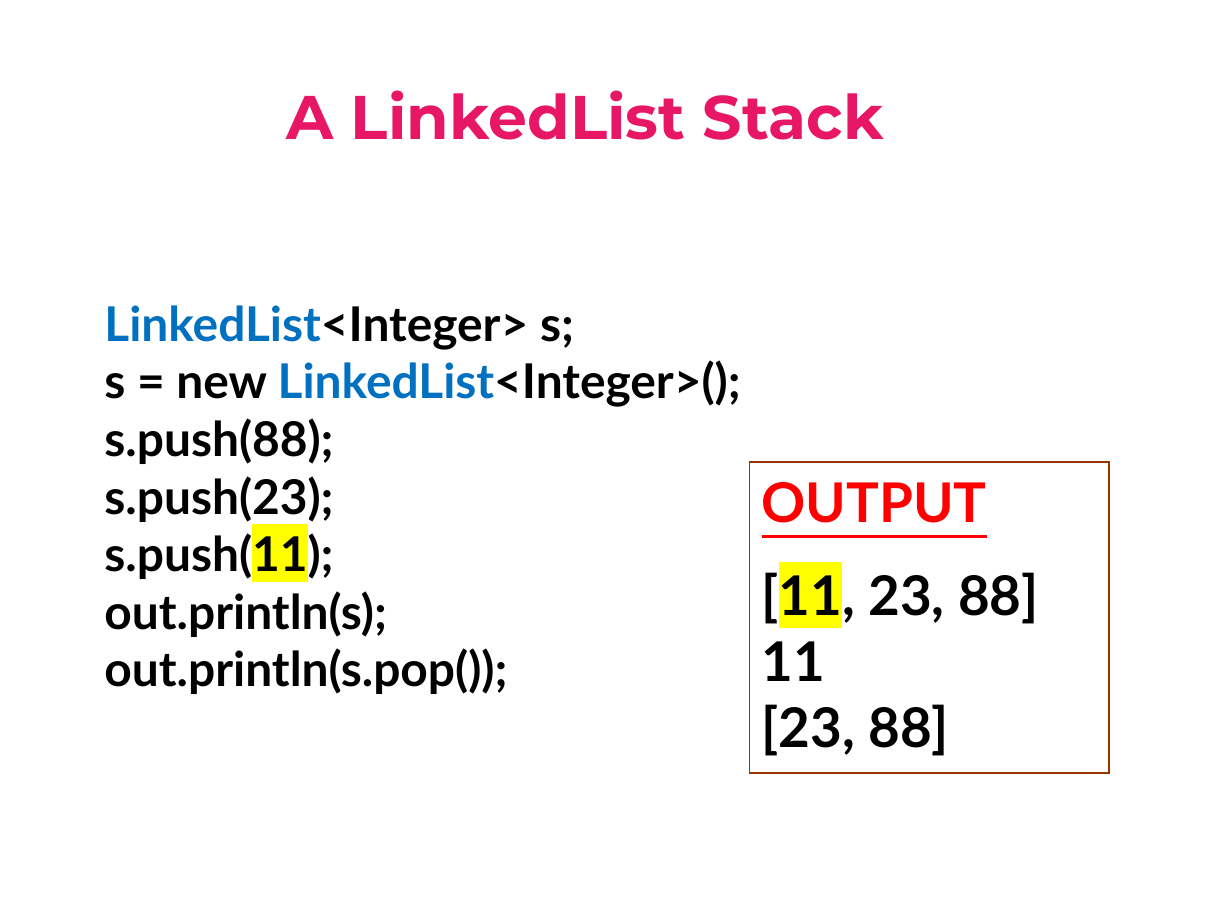
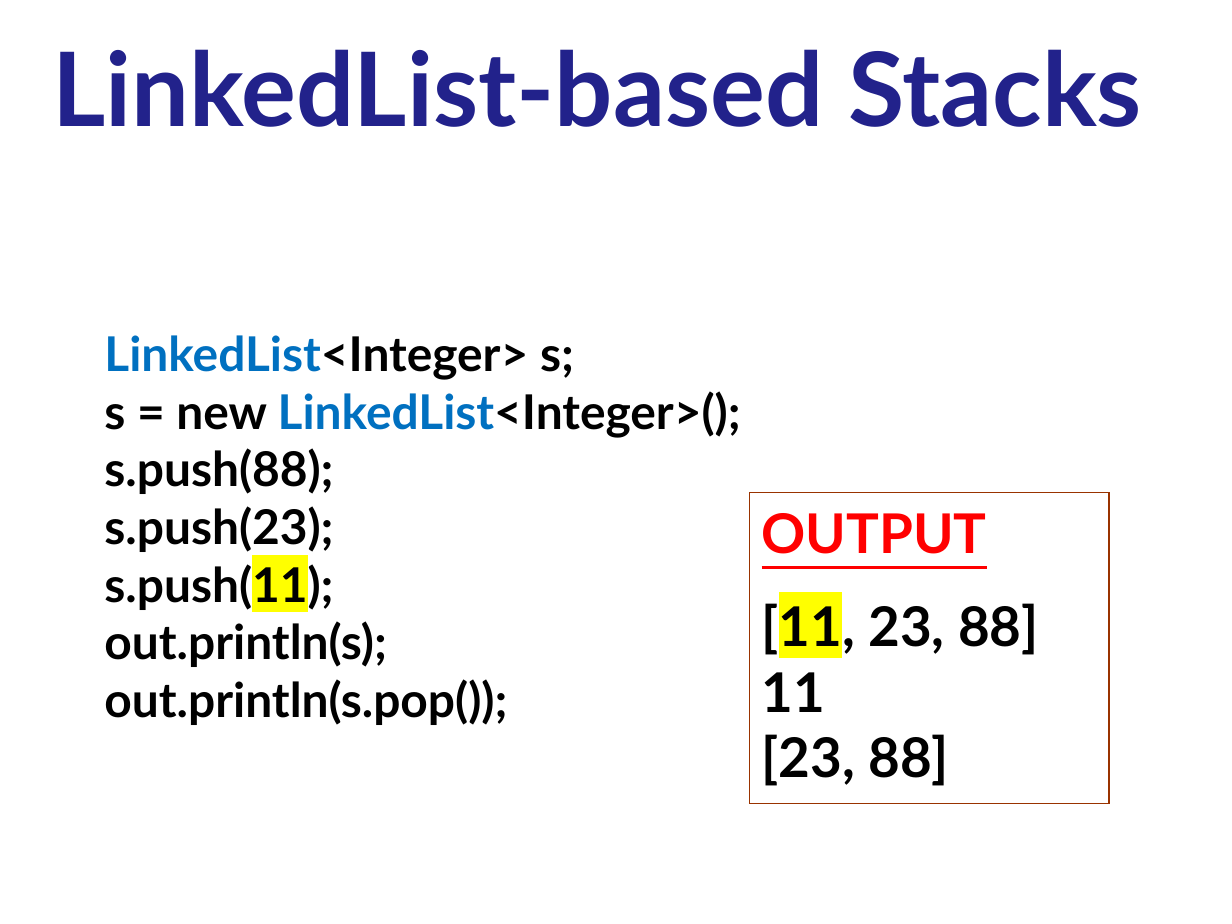
Before and after one commit to Cy-FairCS/cs3, a slide deck: slide 23 of u06b_stacks/notes/13a.stacks.pptx. Drawn at 1232x924 pixels with LibreOffice and Linux fonts; fonts in the diff are those of the drawing. Boxes give left, top, right and bottom in pixels: in the first picture for what was removed or moved away, otherwise in the second. Text is boxed around its words. In the diff, an @@ line names an element or a change of style, - is before the commit and + after.

```diff
--- a/u06b_stacks/notes/13a.stacks.pptx
+++ b/u06b_stacks/notes/13a.stacks.pptx
@@ text at bbox=[52, 49, 1142, 127]: text changed; size 36 to 60 pt; font Montserrat to Lato; text colour gradient #A603AB to #E81766 to #EE3F17 to #FFFF00 to #1A8D48 to #0819FB to #22228B @@
-A LinkedList Stack
+LinkedList-based Stacks
@@ text "LinkedList<Integer> s;": place and size @@
-text "LinkedList<Integer> s;" at bbox=[104, 305, 741, 694]
+text "LinkedList<Integer> s;" at bbox=[104, 335, 741, 725]
@@ rectangle "OUTPUT": place and size @@
-rectangle "OUTPUT" at bbox=[749, 462, 1109, 772]
+rectangle "OUTPUT" at bbox=[749, 493, 1109, 803]
```
Also in this commit, not shown: 2 other slides changed, 3 slides removed, 3 other files.
